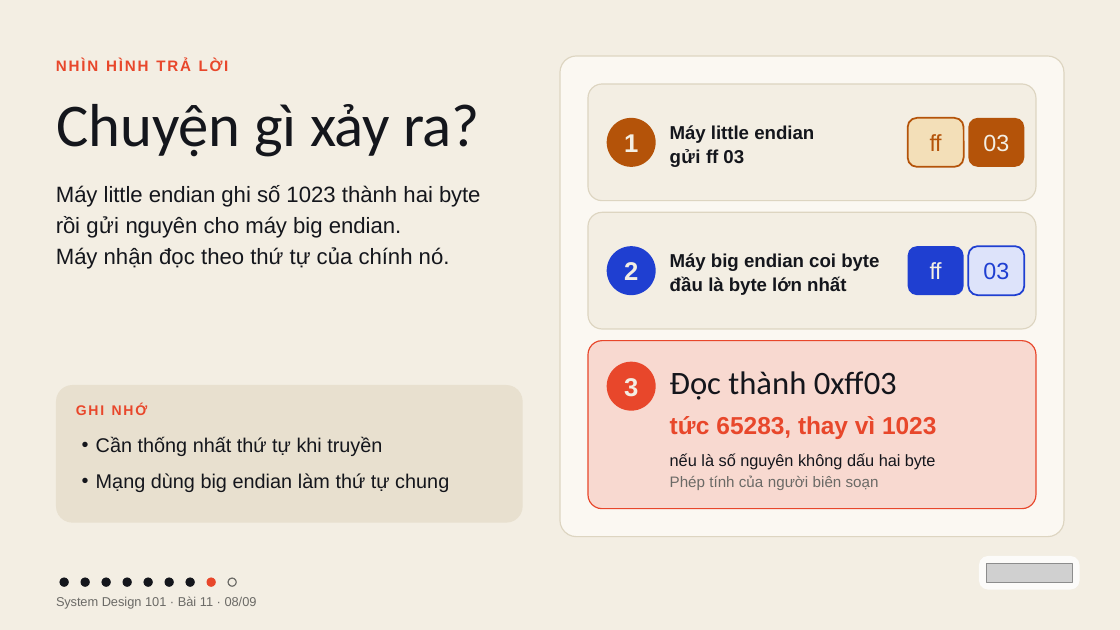
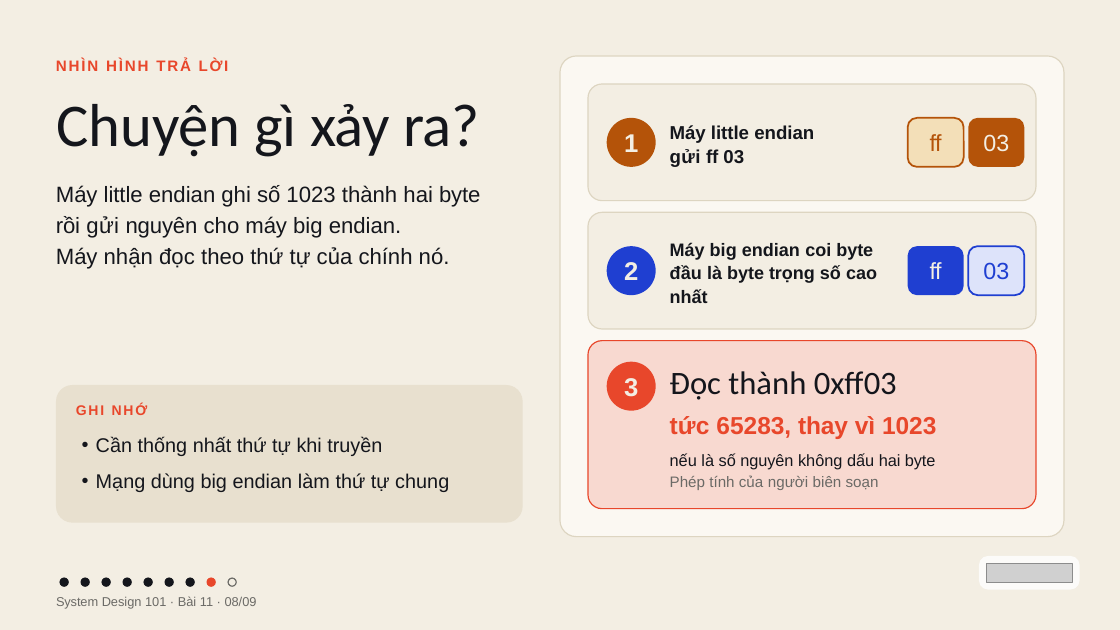
Before and after one commit to vohoailinh90/tool-marketing-studio, a slide deck: slide 8 of system-design-101/vi/lessons/sd-10-011/slides/sd-10-011.pptx. Drawn at 1120x630 pixels with LibreOffice and Linux fonts; fonts in the diff are those of the drawing; grey boxes stand for pictures. Boxes give left, top, right and bottom in pixels: in the first picture for what was removed or moved away, otherwise in the second. Text is boxed around its words. In the diff, an @@ line names an element or a change of style, - is before the commit and + after.

```diff
--- a/system-design-101/vi/lessons/sd-10-011/slides/sd-10-011.pptx
+++ b/system-design-101/vi/lessons/sd-10-011/slides/sd-10-011.pptx
@@ text at [670,243,877,303]: text changed; size 24 to 23.2 pt @@
-Máy big endian coi byte đầu là byte lớn nhất
+Máy big endian coi byte đầu là byte trọng số cao nhất
```
Also in this commit, not shown: 5 other slides changed, 3 other files.
